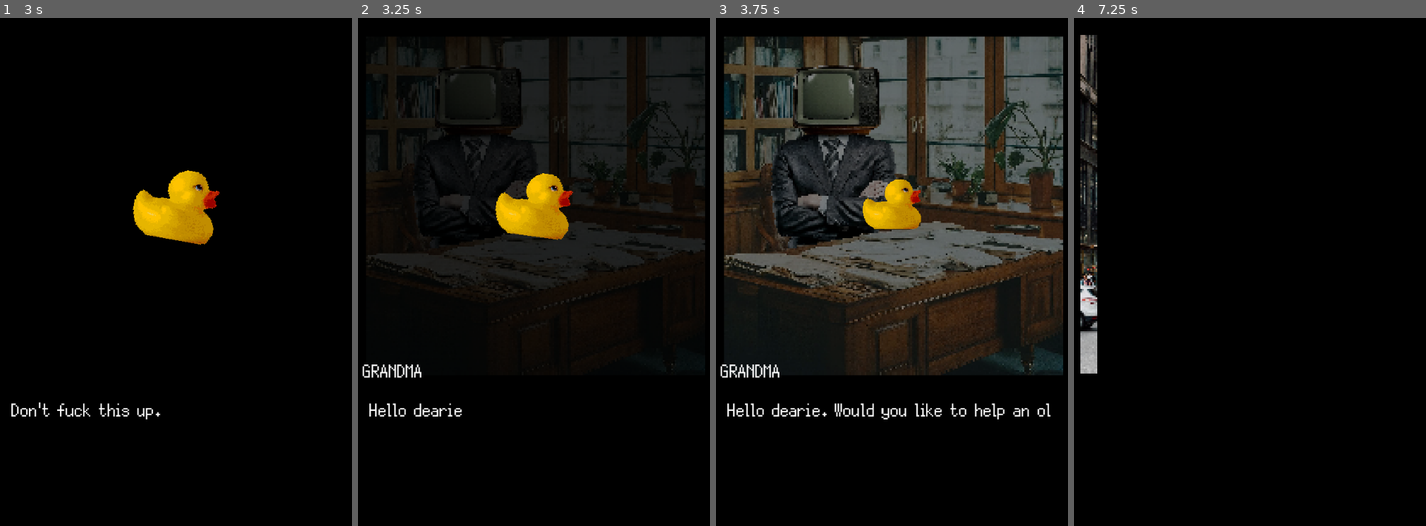
Above: before the commit, frames 1-4 (left to right).
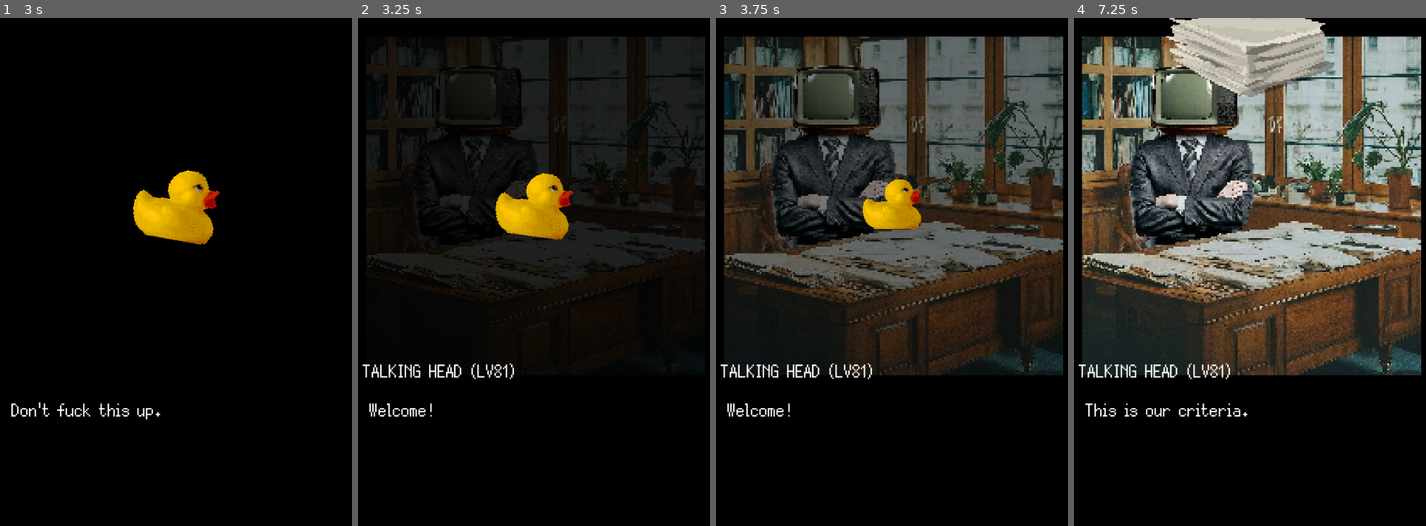
Above: after the commit, the same moments.

Repository: Cuber01/GoldenDuck
Game: Godot game, scene res://main.tscn
Two runs of this game, one before a commit and one after it. Both use one fixed random seed, a clock stepped at 60 frames per second and the inputs below.
Inputs (mouse positions are in pixels of both pictures, inside the frame that each line leads up to):
- Up to frame 1 (3 s): tap Enter (ui_accept) at 0.5, 0.77, 1.52 s
- Up to frame 2 (3.25 s): tap Enter (ui_accept) at 3.02 s
- Up to frame 3 (3.75 s): no input
- Up to frame 4 (7.25 s): tap Enter (ui_accept) at 3.77, 5.27, 6.5, 6.77 s; click (1221, 434) at 4.25 s, where only the run before the commit has a clickable "GIVE UP"

Frame 1 is identical in both runs. In frame 2, 0.9% of the frame differs, in the area x 1-45%, y 67-79%; in frame 3, 1.5%; in frame 4, 65%, in the area x 1-99%, y 0-79%.
Error before the commit: Out of bounds get index '0' (on base: 'Array') (res://dialogue_handling/dialogue_interpreter.gd:52)

Commit message:
chapter 4 done

Diff:
--- a/Game.gd
+++ b/Game.gd
@@ -16,6 +16,8 @@
 var current_chapter: int = -1
 var chapters: Array[String] = [
 	"intro",
+	"talking_head_1",
+	"streets",
 	"grandma",
 	"talking_head_2"
 	]
--- a/dialogue_handling/dialogue_interpreter.gd
+++ b/dialogue_handling/dialogue_interpreter.gd
@@ -47,6 +47,7 @@
 	functions = SceneryManager
 
 func get_next_dialogue() -> DialogueRV:
+	print(tokens)
 	var rv: DialogueRV = DialogueRV.new()
 
 	token = tokens[i]
--- a/dialogue_handling/functions.gd
+++ b/dialogue_handling/functions.gd
@@ -29,8 +29,8 @@
 # external use only
 func transition_curtain(make_visible: Node2D, make_invisible: Node2D):
 	var tween = create_tween()
-	tween.tween_property(TransitionCurtain, "position", Vector2(0,0), 1.5).set_ease(Tween.EASE_OUT).set_trans(Tween.TRANS_SINE)
-	tween.tween_property(TransitionCurtain, "position", Vector2(400,0), 3).set_ease(Tween.EASE_IN).set_trans(Tween.TRANS_SINE).set_delay(1)
+	tween.tween_property(TransitionCurtain, "position", Vector2(0,0), 0.75).set_ease(Tween.EASE_OUT).set_trans(Tween.TRANS_SINE)
+	tween.tween_property(TransitionCurtain, "position", Vector2(400,0), 1.5).set_ease(Tween.EASE_IN).set_trans(Tween.TRANS_SINE).set_delay(0.5)
 	await tween.step_finished
 	if make_visible != null:
 		make_visible.visible = true
@@ -99,9 +99,19 @@
 	audio.stream = load("res://assets/sounds/" + sound)
 	audio.play()
 
+func play_background(args):
+	var sound: String = args[0]
+	$BackgroundAudioPlayer.volume_db = 0
+	$BackgroundAudioPlayer.stream = load("res://assets/sounds/" + sound)
+	$BackgroundAudioPlayer.play()
+
 func stop_playing_sound():
 	var tween = create_tween()
 	tween.tween_property(audio, "volume_db", -80, 4)
+
+func stop_background_sound():
+	var tween = create_tween()
+	tween.tween_property($BackgroundAudioPlayer, "volume_db", -80, 4)
 
 func show_xp():
 	XPLabel.visible = true
--- a/main.tscn
+++ b/main.tscn
@@ -15,6 +15,7 @@
 
 [node name="TimeLabel" type="RichTextLabel" parent="SceneryManager"]
 visible = false
+z_index = 5
 offset_left = 213.0
 offset_top = 18.0
 offset_right = 409.0
@@ -27,6 +28,7 @@
 
 [node name="XPLabel" type="RichTextLabel" parent="SceneryManager"]
 visible = false
+z_index = 5
 offset_left = 213.0
 offset_right = 409.0
 offset_bottom = 40.0
@@ -38,6 +40,7 @@
 
 [node name="NuclearLabel" type="RichTextLabel" parent="SceneryManager"]
 visible = false
+z_index = 5
 offset_left = 213.0
 offset_top = 57.0
 offset_right = 409.0
--- a/scenery/scenery_manager.tscn
+++ b/scenery/scenery_manager.tscn
@@ -18,3 +18,5 @@
 color = Color(0, 0, 0, 1)
 
 [node name="AudioPlayer" type="AudioStreamPlayer" parent="."]
+
+[node name="BackgroundAudioPlayer" type="AudioStreamPlayer" parent="."]
Not shown, changed: assets/sounds/grandma_falls.wav.import
Not shown, added: assets/sounds/victory-fanfare.wav.import
Not shown, changed: dialogues/grandma.txt
Not shown, changed: dialogues/streets.txt
Not shown, added: assets/sounds/grandma_falls.wav
Not shown, added: assets/sounds/victory-fanfare.wav
